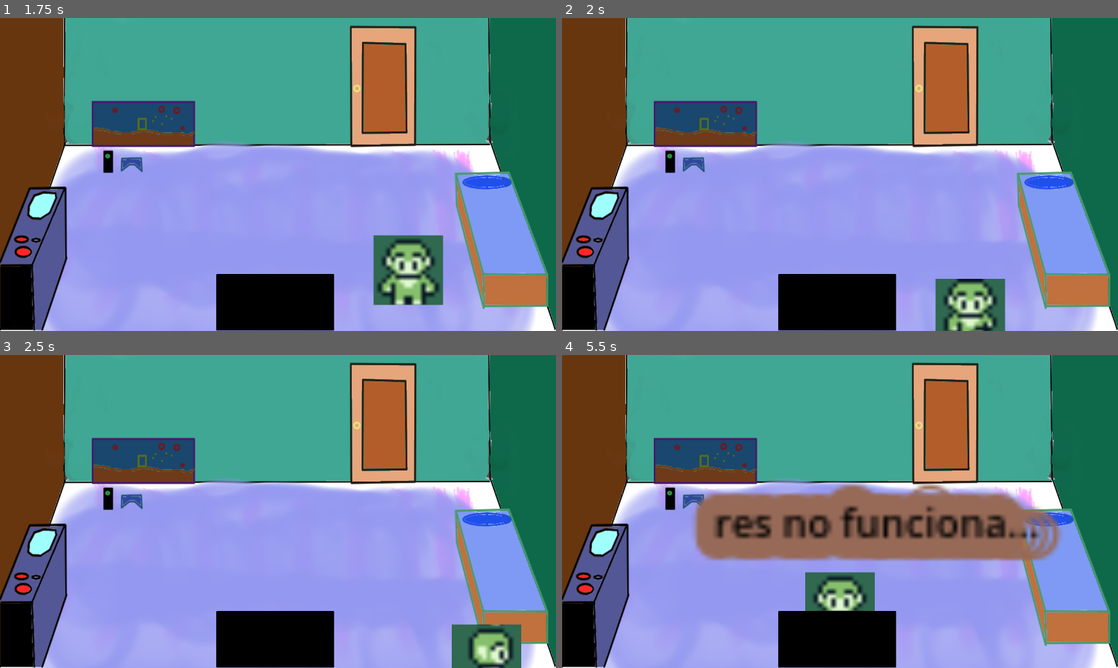
Above: before the commit, frames 1-4 (two rows, left to right).
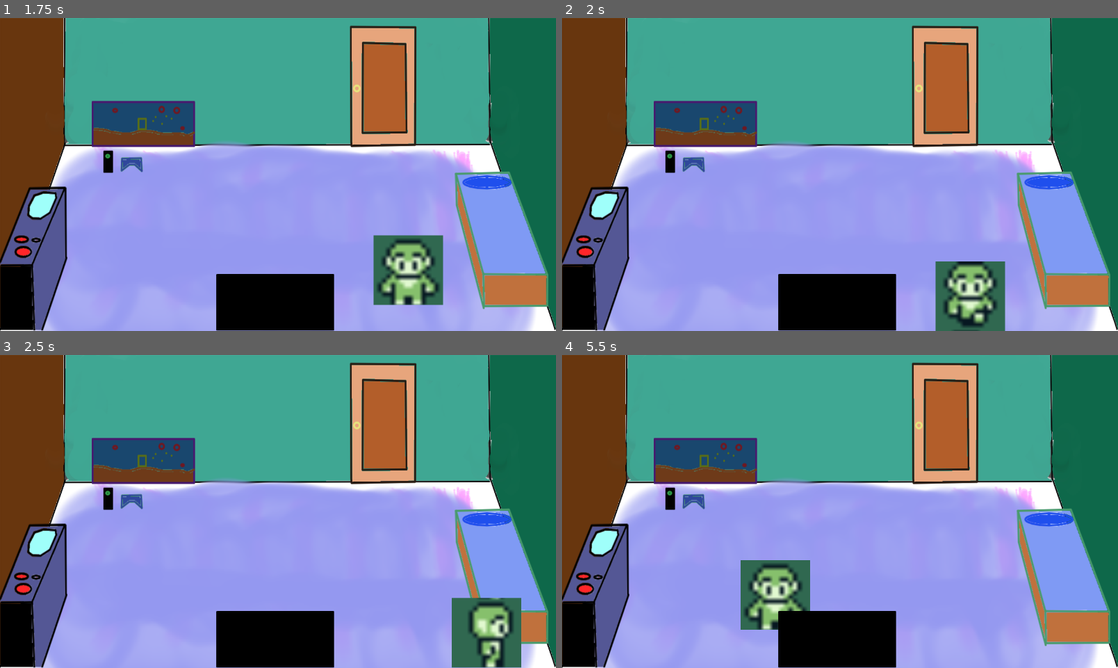
Above: after the commit, the same moments.

Repository: JaumeGreen/SoloGameDev
Game: Godot game, scene res://Scripts/habitacio.tscn
Same seed, same stepped clock (60 frames per second), same inputs: the game is played once before the commit and once after it.
Inputs (mouse positions are in pixels of both pictures, inside the frame that each line leads up to):
- Up to frame 1 (1.75 s): tap Enter (ui_accept) at 0.5, 0.77, 1.52 s; move the mouse to (400, 158) at 0.52 s; press the mouse at (400, 158) at 0.53 s; hold Right (ui_right) 0.53-1.28 s; move the mouse to (166, 190) at 1.27 s; release the mouse at (166, 190) at 1.28 s; hold Down (ui_down) from 1.28 s (still down); click (166, 190) at 1.35 s
- Up to frame 2 (2 s): keep holding Down (ui_down)
- Up to frame 3 (2.5 s): move the mouse to (333, 442) at 2.02 s; release Down (ui_down) at 2.03 s; press the mouse at (333, 442) at 2.03 s; hold Right (ui_right) from 2.03 s (still down)
- Up to frame 4 (5.5 s): move the mouse to (812, 574) at 2.77 s; release Right (ui_right) at 2.78 s; release the mouse at (812, 574) at 2.78 s; hold Up (ui_up) 2.78-3.53 s; click (812, 574) at 2.85 s; tap Enter (ui_accept) at 3.02, 3.77, 4.52 s; move the mouse to (1006, 558) at 3.52 s; press the mouse at (1006, 558) at 3.53 s; hold Left (ui_left) 3.53-5.03 s; move the mouse to (673, 464) at 4.27 s; release the mouse at (673, 464) at 4.28 s; click (673, 464) at 4.35 s; move the mouse to (867, 511) at 5.02 s; press the mouse at (867, 511) at 5.03 s; hold Down (ui_down) from 5.03 s (still down)

Frame 1 is identical in both runs. In frame 2, 2.0% of the frame differs, in the area x 67-80%, y 77-100%; in frame 3, 2.0%; in frame 4, 18%, in the area x 23-90%, y 41-88%.

Commit message:
Zones i limits de moviment

Diff:
--- a/Scripts/Soloer.gd
+++ b/Scripts/Soloer.gd
@@ -55,9 +55,30 @@
 
 func _on_area_feina_body_entered(body):
 	_zona = "Feina"
-	_pensar.text = "res no funciona..."
-
 
 func _on_area_feina_body_exited(body):
 	_zona = ""
-	_pensar.text = ""
+
+func _on_area_cuina_body_entered(body):
+	_zona = "Cuina"
+
+func _on_area_cuina_body_exited(body):
+	_zona = ""
+
+func _on_area_porta_body_entered(body):
+	_zona = "Porta"
+
+func _on_area_porta_body_exited(body):
+	_zona = ""
+
+func _on_area_oci_body_entered(body):
+	_zona = "Oci"
+
+func _on_area_oci_body_exited(body):
+	_zona = ""
+
+func _on_area_llit_body_entered(body):
+	_zona = "Llit"
+
+func _on_area_llit_body_exited(body):
+	_zona = ""
--- a/Scripts/habitacio.tscn
+++ b/Scripts/habitacio.tscn
@@ -9,7 +9,32 @@
 [ext_resource type="Texture2D" uid="uid://bjct58l48v6nv" path="res://Assets/Personatges/8-Directional Gameboy Character Template/loose sprites.png" id="7_ikdr8"]
 [ext_resource type="Texture2D" uid="uid://br861uopahvrt" path="res://Assets/Room/Feina.PNG" id="8_2v0gy"]
 
-[sub_resource type="WorldBoundaryShape2D" id="WorldBoundaryShape2D_by4oe"]
+[sub_resource type="WorldBoundaryShape2D" id="WorldBoundaryShape2D_pw2i0"]
+normal = Vector2(0, 1)
+distance = -190.0
+
+[sub_resource type="WorldBoundaryShape2D" id="WorldBoundaryShape2D_1l1lk"]
+distance = -357.0
+
+[sub_resource type="WorldBoundaryShape2D" id="WorldBoundaryShape2D_0nepn"]
+normal = Vector2(-0.944605, 0.32821)
+distance = -485.279
+
+[sub_resource type="WorldBoundaryShape2D" id="WorldBoundaryShape2D_8y2mj"]
+normal = Vector2(0.94299, 0.33282)
+distance = -486.139
+
+[sub_resource type="RectangleShape2D" id="RectangleShape2D_sr8pk"]
+size = Vector2(233, 307)
+
+[sub_resource type="RectangleShape2D" id="RectangleShape2D_efoks"]
+size = Vector2(238, 179)
+
+[sub_resource type="RectangleShape2D" id="RectangleShape2D_l7pca"]
+size = Vector2(167, 305)
+
+[sub_resource type="RectangleShape2D" id="RectangleShape2D_edkou"]
+size = Vector2(161, 336)
 
 [sub_resource type="AtlasTexture" id="AtlasTexture_c82bi"]
 atlas = ExtResource("7_ikdr8")
@@ -388,8 +413,8 @@
 outline_color = Color(0.589434, 0.416126, 0.341977, 1)
 
 [sub_resource type="CapsuleShape2D" id="CapsuleShape2D_mcrfk"]
-radius = 6.7
-height = 17.6
+radius = 5.5
+height = 15.4
 
 [sub_resource type="RectangleShape2D" id="RectangleShape2D_pt73u"]
 size = Vector2(278, 139)
@@ -400,26 +425,68 @@
 position = Vector2(640, 360)
 texture = ExtResource("1_ft4xr")
 
+[node name="StaticBodyParets" type="StaticBody2D" parent="Background"]
+collision_layer = 2
+
+[node name="Paretdalt" type="CollisionShape2D" parent="Background/StaticBodyParets"]
+shape = SubResource("WorldBoundaryShape2D_pw2i0")
+
+[node name="Paretbaix" type="CollisionShape2D" parent="Background/StaticBodyParets"]
+shape = SubResource("WorldBoundaryShape2D_1l1lk")
+
+[node name="Paretdreta" type="CollisionShape2D" parent="Background/StaticBodyParets"]
+shape = SubResource("WorldBoundaryShape2D_0nepn")
+
+[node name="Paretesquerra" type="CollisionShape2D" parent="Background/StaticBodyParets"]
+shape = SubResource("WorldBoundaryShape2D_8y2mj")
+
 [node name="Llit" type="Sprite2D" parent="."]
 position = Vector2(1155, 511)
 texture = ExtResource("2_1llpo")
 
+[node name="AreaLlit" type="Area2D" parent="Llit"]
+collision_layer = 2
+collision_mask = 8
+
+[node name="CollisionShapeLlit" type="CollisionShape2D" parent="Llit/AreaLlit"]
+position = Vector2(-6.5, -3.5)
+shape = SubResource("RectangleShape2D_sr8pk")
+
 [node name="Oci" type="Sprite2D" parent="."]
 position = Vector2(330, 274)
 texture = ExtResource("3_gc63v")
 
+[node name="AreaOci" type="Area2D" parent="Oci"]
+collision_layer = 2
+collision_mask = 8
+
+[node name="CollisionShapeOci" type="CollisionShape2D" parent="Oci/AreaOci"]
+position = Vector2(1, 0.5)
+shape = SubResource("RectangleShape2D_efoks")
+
 [node name="Porta" type="Sprite2D" parent="."]
 position = Vector2(882, 157)
 texture = ExtResource("4_5l02g")
 
-[node name="AreaCuina" type="Area2D" parent="."]
+[node name="AreaPorta" type="Area2D" parent="Porta"]
+collision_layer = 2
+collision_mask = 8
+
+[node name="CollisionShapePorta" type="CollisionShape2D" parent="Porta/AreaPorta"]
+position = Vector2(-0.5, -5.5)
+shape = SubResource("RectangleShape2D_l7pca")
+
+[node name="Cuina" type="Sprite2D" parent="."]
 position = Vector2(77, 554)
-
-[node name="CollisioCuina" type="CollisionShape2D" parent="AreaCuina"]
-shape = SubResource("WorldBoundaryShape2D_by4oe")
-
-[node name="Cuina" type="Sprite2D" parent="AreaCuina/CollisioCuina"]
 texture = ExtResource("5_jxynx")
+
+[node name="AreaCuina" type="Area2D" parent="Cuina"]
+collision_layer = 2
+collision_mask = 8
+
+[node name="CollisioCuina" type="CollisionShape2D" parent="Cuina/AreaCuina"]
+position = Vector2(3.5, -1)
+shape = SubResource("RectangleShape2D_edkou")
 
 [node name="Soloer" type="CharacterBody2D" parent="."]
 position = Vector2(640, 400)
@@ -470,5 +537,13 @@
 position = Vector2(0, -0.5)
 shape = SubResource("RectangleShape2D_pt73u")
 
+[connection signal="body_entered" from="Llit/AreaLlit" to="Soloer" method="_on_area_llit_body_entered"]
+[connection signal="body_exited" from="Llit/AreaLlit" to="Soloer" method="_on_area_llit_body_exited"]
+[connection signal="body_entered" from="Oci/AreaOci" to="Soloer" method="_on_area_oci_body_entered"]
+[connection signal="body_exited" from="Oci/AreaOci" to="Soloer" method="_on_area_oci_body_exited"]
+[connection signal="body_entered" from="Porta/AreaPorta" to="Soloer" method="_on_area_porta_body_entered"]
+[connection signal="body_exited" from="Porta/AreaPorta" to="Soloer" method="_on_area_porta_body_exited"]
+[connection signal="body_entered" from="Cuina/AreaCuina" to="Soloer" method="_on_area_cuina_body_entered"]
+[connection signal="body_exited" from="Cuina/AreaCuina" to="Soloer" method="_on_area_cuina_body_exited"]
 [connection signal="body_entered" from="Feina/AreaFeina" to="Soloer" method="_on_area_feina_body_entered"]
 [connection signal="body_exited" from="Feina/AreaFeina" to="Soloer" method="_on_area_feina_body_exited"]
Not shown: 1 places in Scripts/habitacio.tscn that only renumber resources
